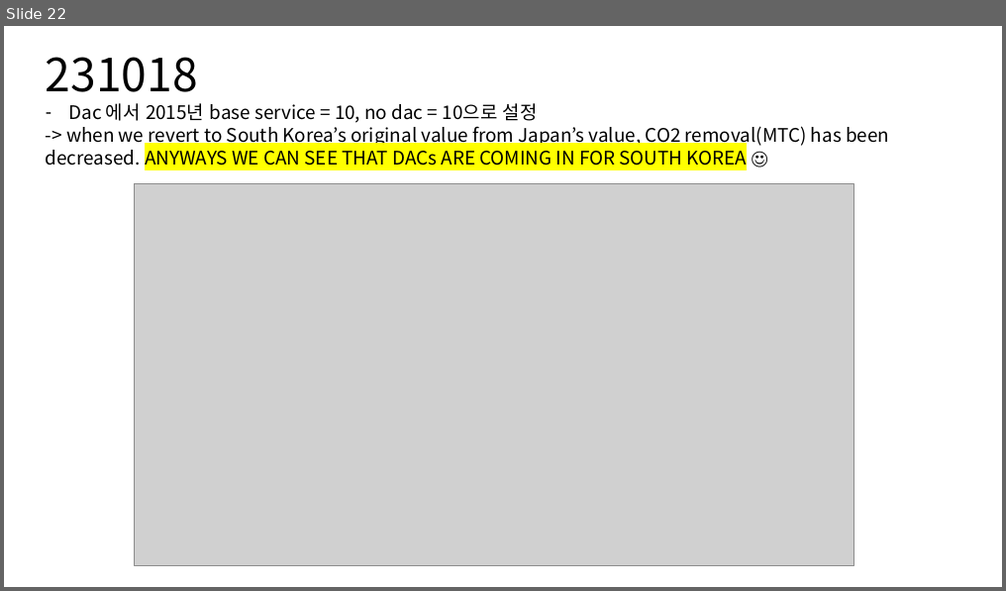
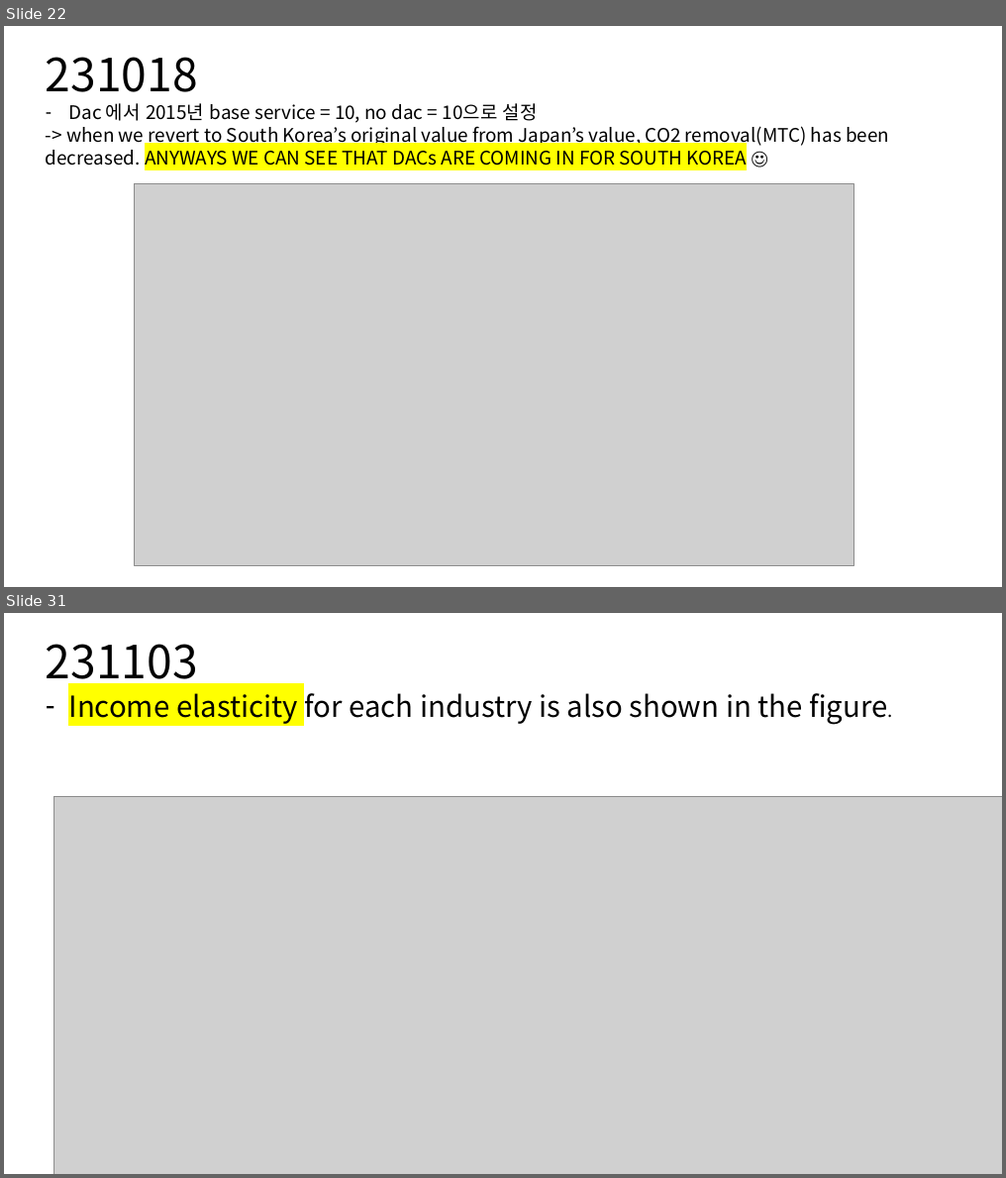
Before and after one commit to coreanjs/jiseok_personal, a slide deck: KAIST_IAM_GROUP/230926_dac_cstorage.pptx. Shown one above the other, each under a label of ours: slide 22 before the commit, slides 22 and 31 after it; the slides between them are not shown. The pictures are 1006x591 and 1006x1178 pixels, drawn with LibreOffice and Linux fonts; fonts in the diff are those of the drawing; grey boxes stand for pictures. Boxes give left, top, right and bottom in pixels: in the first picture for what was removed or moved away, otherwise in the second. Text is boxed around its words. In the diff, an @@ line names an element or a change of style, - is before the commit and + after.

```diff
--- a/KAIST_IAM_GROUP/230926_dac_cstorage.pptx
+++ b/KAIST_IAM_GROUP/230926_dac_cstorage.pptx
@@ slide 31 added at bbox=[4, 613, 1002, 1174], background #FFFFFF @@
@@ text added at bbox=[46, 644, 887, 725], 28 pt, text #000000 @@
+231103
+– Income elasticity for each industry is also shown in the figure.
@@ picture added at bbox=[54, 796, 1002, 1174] @@
```
Also in this commit, not shown: 9 other slides added, 47 other files.
